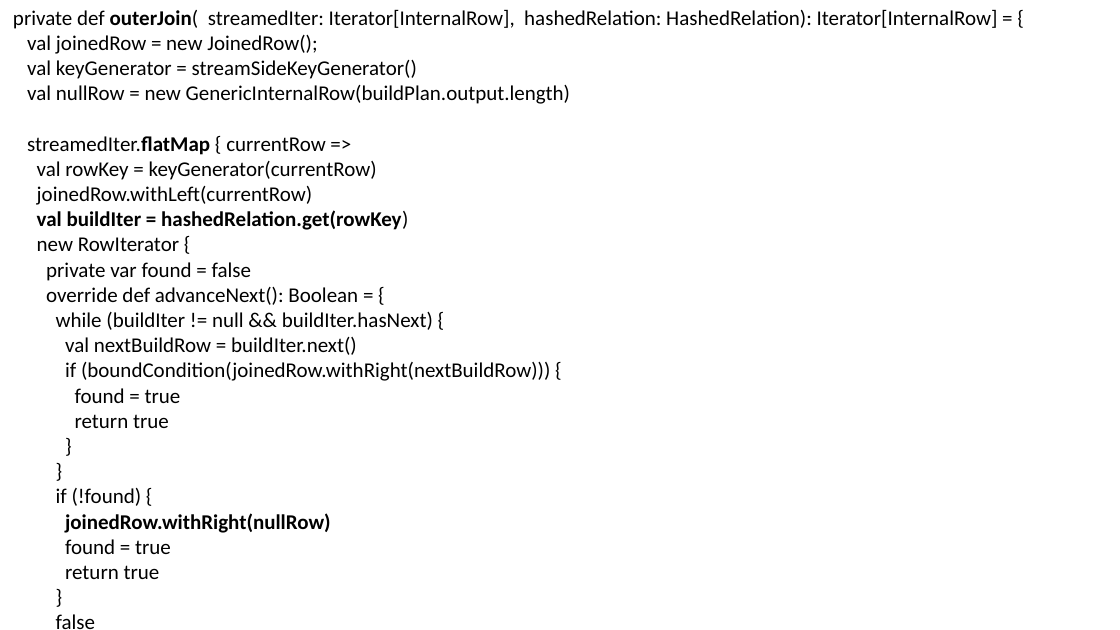
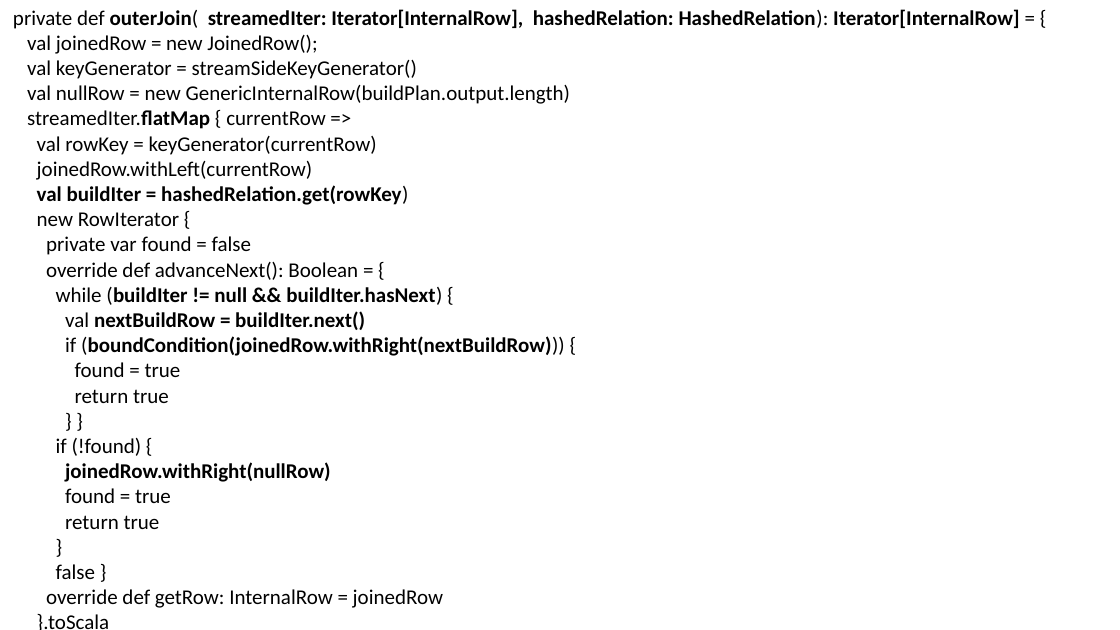
Before and after one commit to nkudinov/apache_spark_pptx, a slide deck: slide 18 of Spark_join4.pptx (slide 15 before the commit). Drawn at 1120x630 pixels with LibreOffice and Linux fonts; fonts in the diff are those of the drawing. Boxes give left, top, right and bottom in pixels: in the first picture for what was removed or moved away, otherwise in the second. Text is boxed around its words. In the diff, an @@ line names an element or a change of style, - is before the commit and + after.

```diff
--- a/Spark_join4.pptx
+++ b/Spark_join4.pptx
@@ text at (13, 9, 1020, 630): text changed @@
-}
-}
+} }
@@ text at (13, 9, 1020, 356): bold on in "streamedIter: Iterator[InternalRow], hashedRelation: HashedR ...", "(buildIter != null && buildIter.hasNext)", "nextBuildRow = buildIter.next()", "(boundCondition(joinedRow.withRight(nextBuildRow)))" @@
@@ text at (56, 564, 95, 579): text changed @@
-false
-}
+false }
```
Also in this commit, not shown: 7 other slides changed, 1 slide added, 1 slide removed.
